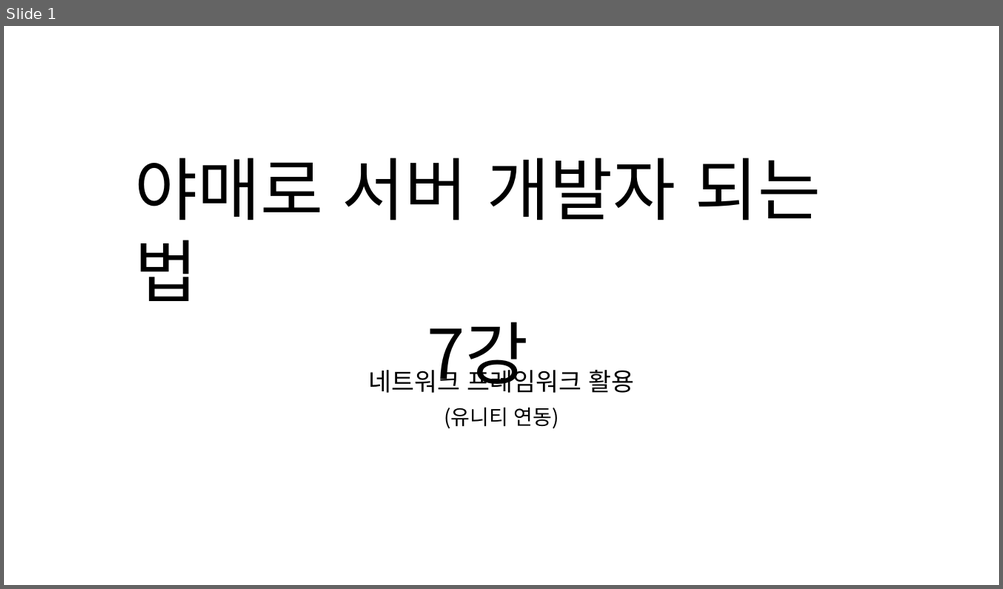
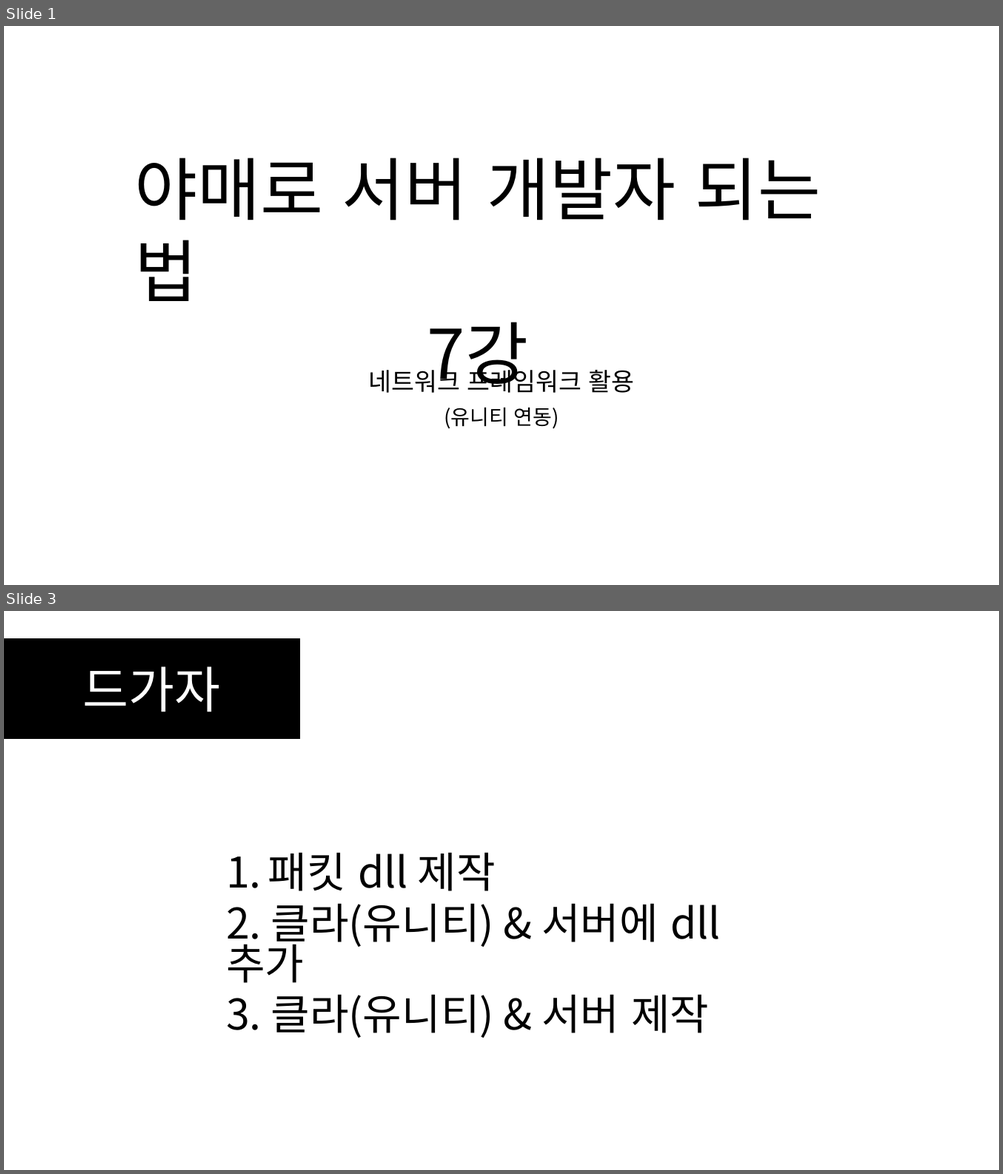
Before and after one commit to SEH00N/SDLU, a slide deck: ServerLecture/PT/7강 네트워크 프레임워크 활용.pptx. Shown one above the other, each under a label of ours: slide 1 before the commit, slides 1 and 3 after it; the slides between them are not shown. The pictures are 1003x589 and 1003x1174 pixels, drawn with LibreOffice and Linux fonts; fonts in the diff are those of the drawing. Boxes give left, top, right and bottom in pixels: in the first picture for what was removed or moved away, otherwise in the second. Text is boxed around its words. In the diff, an @@ line names an element or a change of style, - is before the commit and + after.

```diff
--- a/ServerLecture/PT/7강 네트워크 프레임워크 활용.pptx
+++ b/ServerLecture/PT/7강 네트워크 프레임워크 활용.pptx
@@ slide 3 added at (x1=4, y1=611, x2=999, y2=1170), background #FFFFFF @@
@@ rectangle added at (x1=4, y1=638, x2=299, y2=738), fill #000000, outline #000000 1 pt, 48 pt, text #FFFFFF @@
+드가자
@@ text added at (x1=226, y1=852, x2=720, y2=1038), 40.8 pt, text #000000 @@
+1. 패킷 dll 제작
+2. 클라(유니티) & 서버에 dll 추가
+3. 클라(유니티) & 서버 제작
```
Also in this commit, not shown: 20 other slides added, 4 slides removed, 2 other files.
